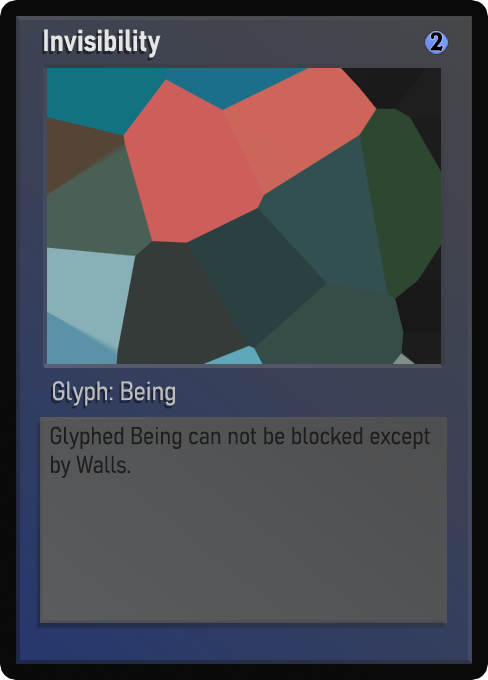
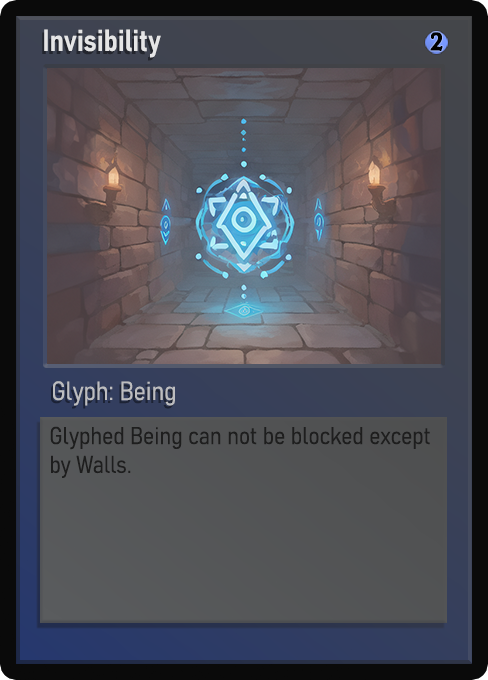
Layers edited between the first and the second (488, 680) image:
painted on "Name" over (61, 29, 161, 58)
painted on "Class" over (53, 381, 175, 406)
painted on "Desc_norm" over (52, 427, 428, 478)
painted on "Artwork" over (47, 68, 441, 364)
